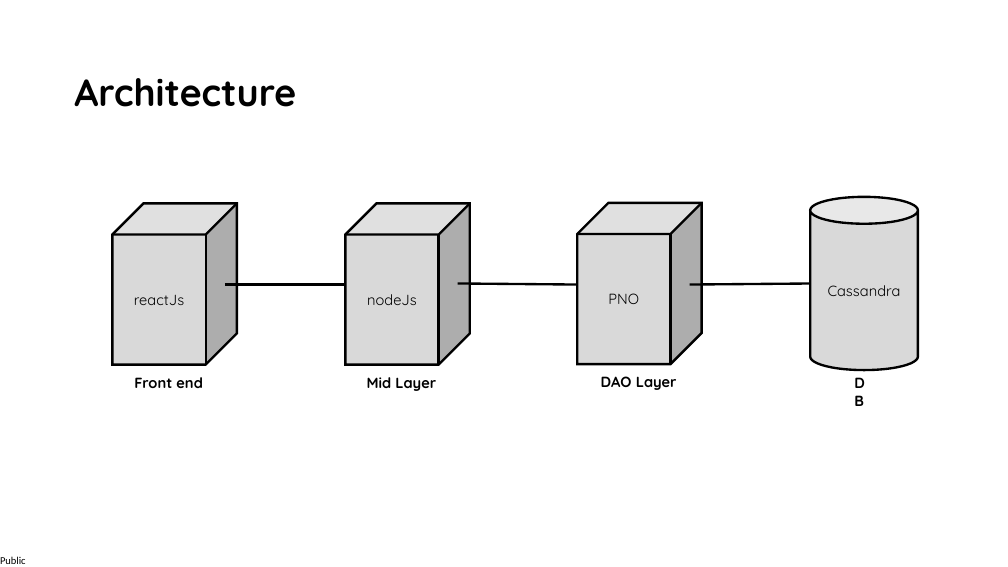
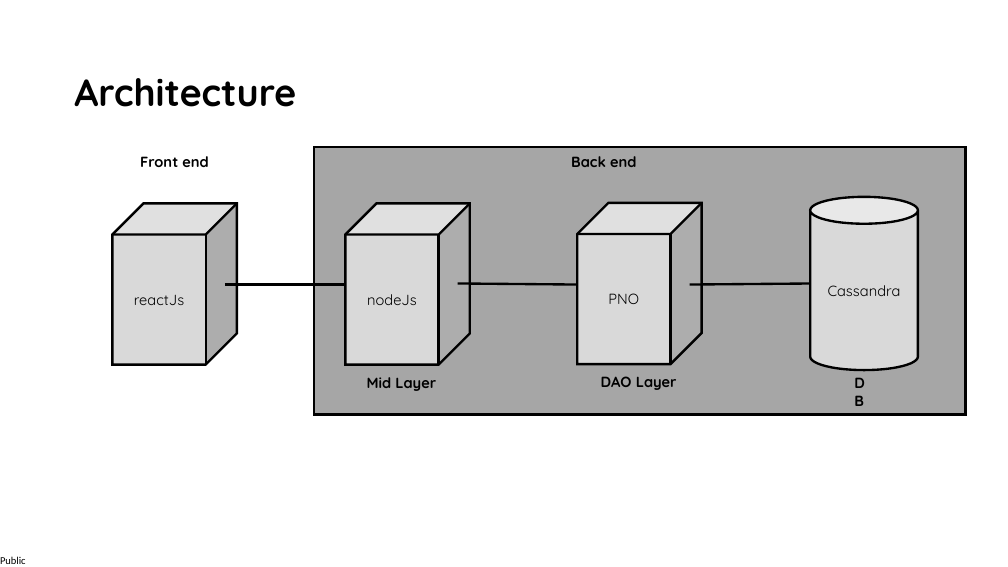
Before and after one commit to infanta1609/reactive-postgres, a slide deck: slide 2 of PresentationFanta.pptx. Drawn at 1008x567 pixels with LibreOffice and Linux fonts; fonts in the diff are those of the drawing. Boxes give left, top, right and bottom in pixels: in the first picture for what was removed or moved away, otherwise in the second. Text is boxed around its words. In the diff, an @@ line names an element or a change of style, - is before the commit and + after.

Commit message:
Add files via upload
addded ppt

```diff
--- a/PresentationFanta.pptx
+++ b/PresentationFanta.pptx
@@ text "Front end": place and size @@
-text "Front end" at box(134, 377, 202, 388)
+text "Front end" at box(140, 156, 208, 167)
@@ rectangle added at box(314, 147, 966, 415), fill #A6A6A6, outline #000000 2.25 pt @@
@@ text added at box(571, 156, 636, 167), 14 pt, text #000000, bold @@
+Back end
```
